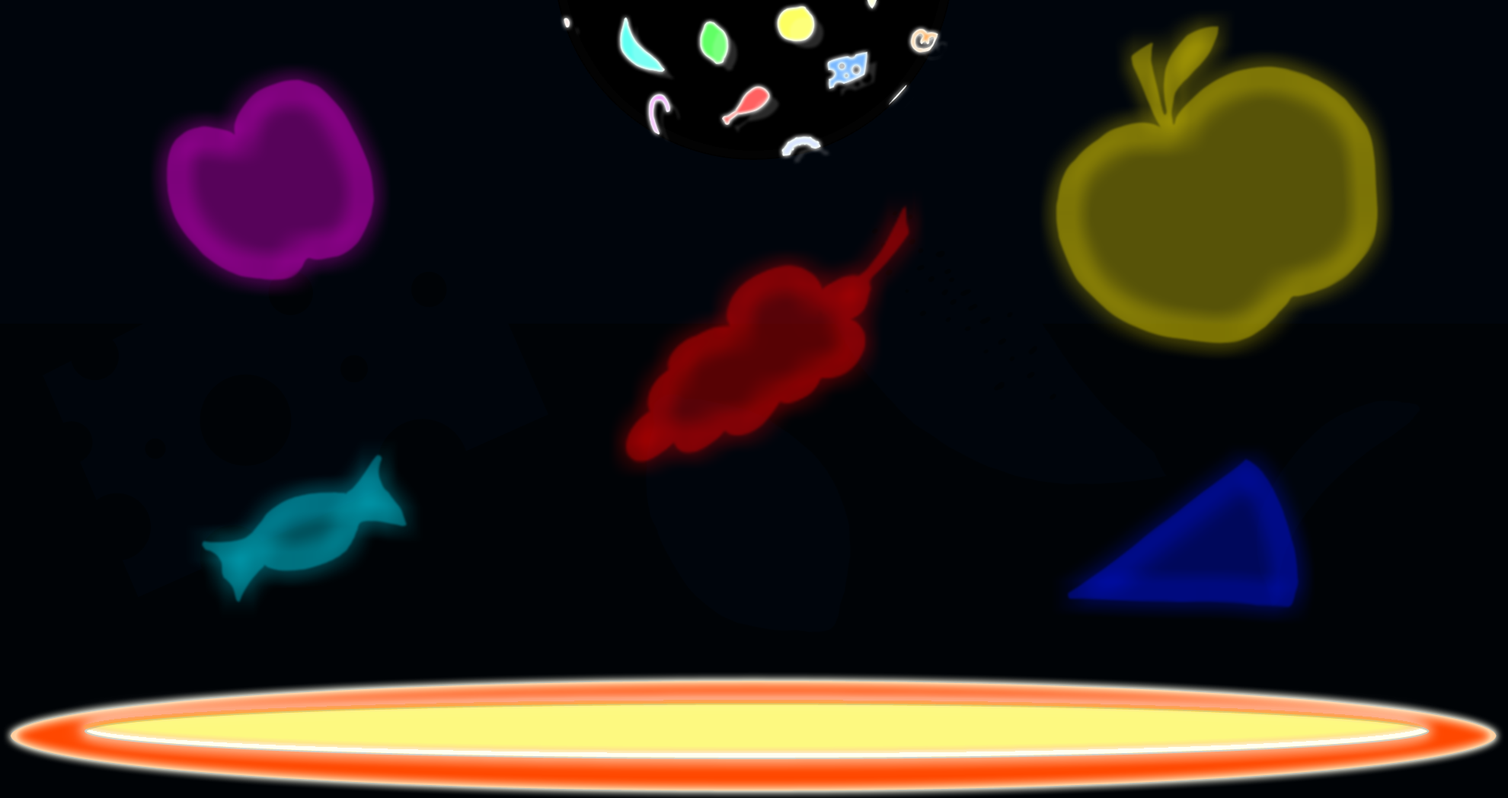
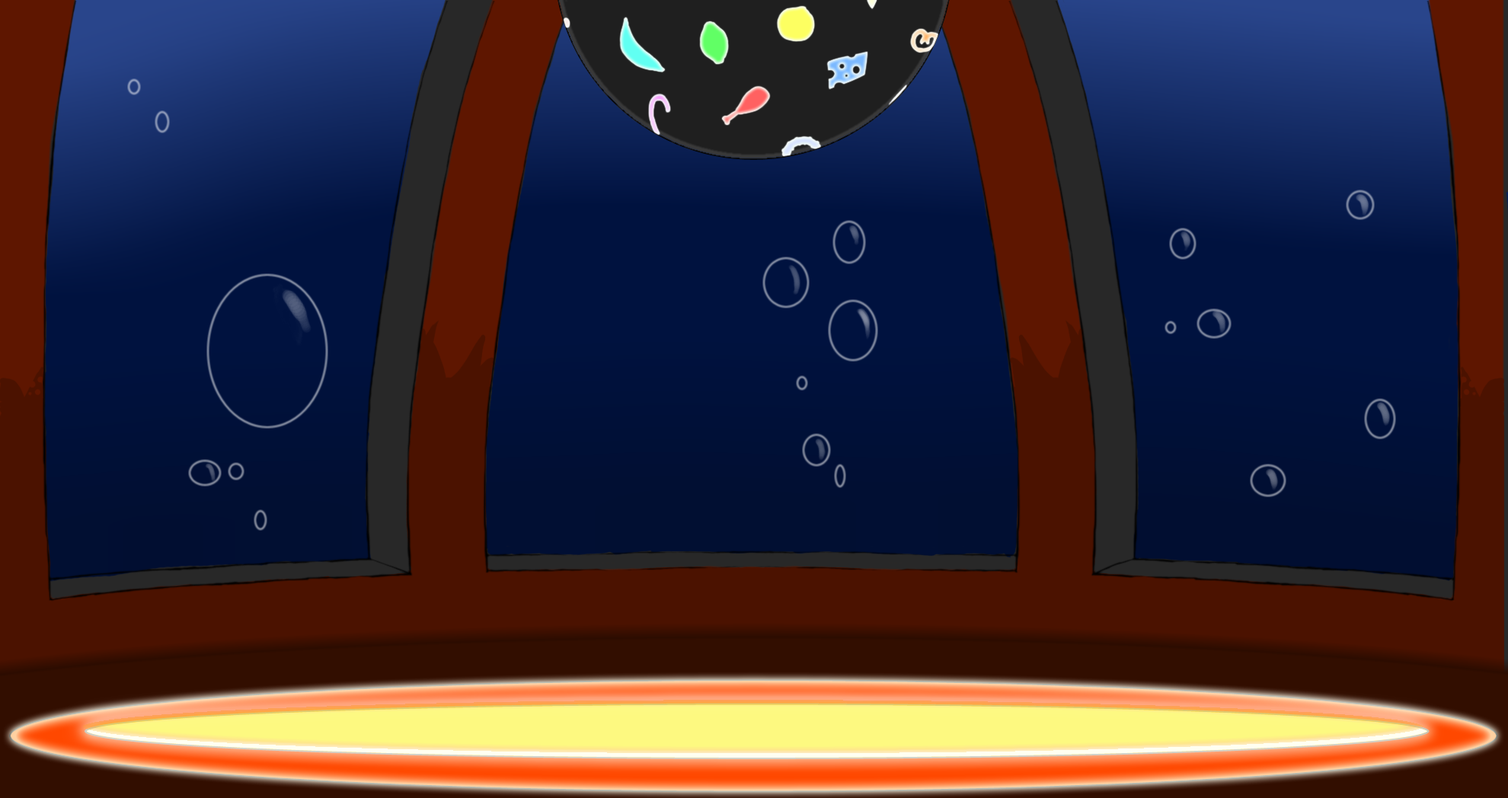
Before/after of a 1508 x 798 layered artwork. What changed in the layer stack:
removed layer "LightFood copy" (was 49%) over [148, 8, 1396, 626]
removed layer "LightFood" (was 34%) over [164, 24, 1380, 610]
removed layer "DiscBallSymbols3" (was 16%) over [573, 13, 950, 166]
painted on "DiscBallColor" over [557, 0, 950, 160]
removed layer "BackgroundWall" over [0, 0, 1508, 798]
removed layer "BackgroundColor" over [0, 0, 1508, 798]
added layer "BaseWallDraft Kopie" above "BaseWallDraft" over [41, 0, 1463, 602]
added layer "Floor" above "FloorTransition" over [0, 637, 1508, 798]
added layer "FloorTransition" above "WallAquarium3" over [0, 622, 1508, 797]
added layer "WallAquarium3" above "WallAquarium2" over [0, 319, 1505, 709]
added layer "WallAquarium2" above "WallAquarium" over [0, 0, 1505, 708]
added layer "WallAquarium" above "Bubbles2" over [0, 0, 1508, 771]
added layer "Bubbles2" above "Bubbles" over [204, 193, 1391, 491]
added layer "Bubbles" (65%) above "BackGroundWall" over [127, 78, 1396, 531]
added layer "BackGroundWall" above "Background" over [0, 0, 1508, 798]
